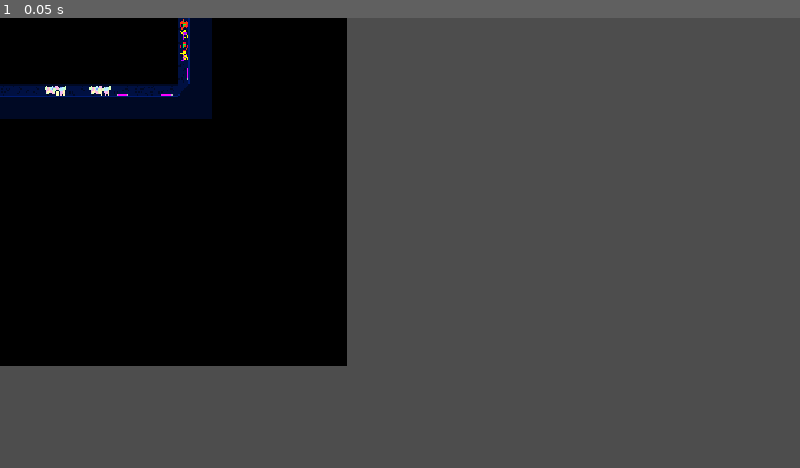
Above: before the commit, frame 1.
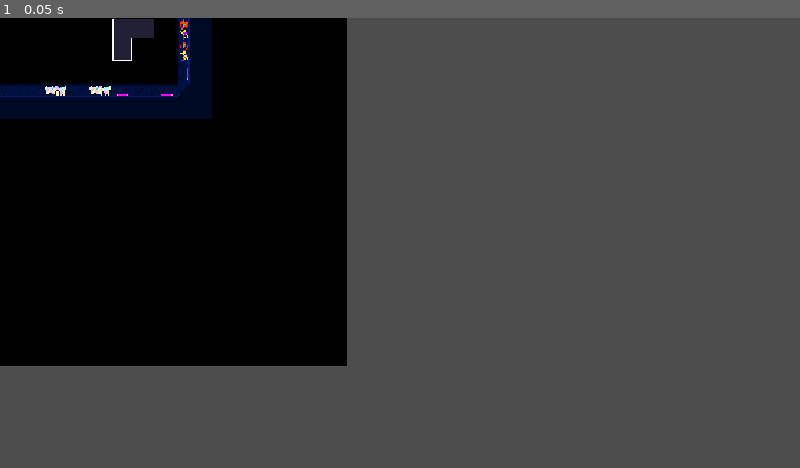
Above: after the commit, the same moment.

Repository: LitaDev-nsfw/Vector
Game: Godot game, scene res://Scenes/Rooms/Floor 1 Inverted/turret_clump.tscn
Two runs of this game, one before a commit and one after it. Both use one fixed random seed, a clock stepped at 60 frames per second and the inputs below. This scene is started directly instead of the project's main scene.
Inputs:
- Up to frame 1 (0.05 s): no input

The runs differ from the first frame. In frame 1, 0.3% of the frame differs, in the area x 14-20%, y 0-10%.
Error in both runs: Invalid access to property or key 'global_position' on a base object of type 'null instance'. (res://Data/Scripts/room.gd:78)

Commit message:
Re-impliment room terrains

Diff:
--- a/Scenes/Rooms/Floor 1 Inverted/turret_clump.tscn
+++ b/Scenes/Rooms/Floor 1 Inverted/turret_clump.tscn
@@ -4,6 +4,9 @@
 [ext_resource type="PackedScene" uid="uid://csfg1wbvw20he" path="res://Scenes/Enemies/slow_sentry.tscn" id="2_7n5m6"]
 
 [node name="TurretClump" unique_id=1415294416 instance=ExtResource("1_jae17")]
+
+[node name="InnerObstacles" parent="." index="2" unique_id=548588248]
+tile_map_data = PackedByteArray("AAD4/wAAAAAAAAIAAAD5/wAAAAADAAAAAAD5/wEAAAAAAAMAAAAGAAAAAAABAAMAAAAFAAAAAAACAAAAAAAFAAEAAAAAAAMAAAAFAPv/AAABAAIAAAAFAPz/AAACAAEAAAAGAPz/AAABAAMAAAD4//z/AAAAAAIAAAD5//z/AAADAAEAAAD5//v/AAABAAIAAAA=")
 
 [node name="SlowSentry" parent="Enemies" parent_id_path=PackedInt32Array(683597873) index="0" unique_id=1631603036 instance=ExtResource("2_7n5m6")]
 position = Vector2(16, -16)
--- a/Scenes/Rooms/Floor 1/turret_clump.tscn
+++ b/Scenes/Rooms/Floor 1/turret_clump.tscn
@@ -4,6 +4,9 @@
 [ext_resource type="PackedScene" uid="uid://csfg1wbvw20he" path="res://Scenes/Enemies/slow_sentry.tscn" id="2_7n5m6"]
 
 [node name="TurretClump" unique_id=1415294416 instance=ExtResource("1_jae17")]
+
+[node name="InnerObstacles" parent="." index="2" unique_id=548588248]
+tile_map_data = PackedByteArray("AAD4/wAAAAAAAAIAAAD5/wAAAAADAAAAAAD5/wEAAAAAAAMAAAAGAAAAAAABAAMAAAAFAAAAAAACAAAAAAAFAAEAAAAAAAMAAAD5//v/AAABAAIAAAD5//z/AAADAAEAAAD4//z/AAAAAAIAAAAGAPz/AAABAAMAAAAFAPz/AAACAAEAAAAFAPv/AAABAAIAAAA=")
 
 [node name="SlowSentry" parent="Enemies" parent_id_path=PackedInt32Array(683597873) index="0" unique_id=1631603036 instance=ExtResource("2_7n5m6")]
 position = Vector2(16, -16)
